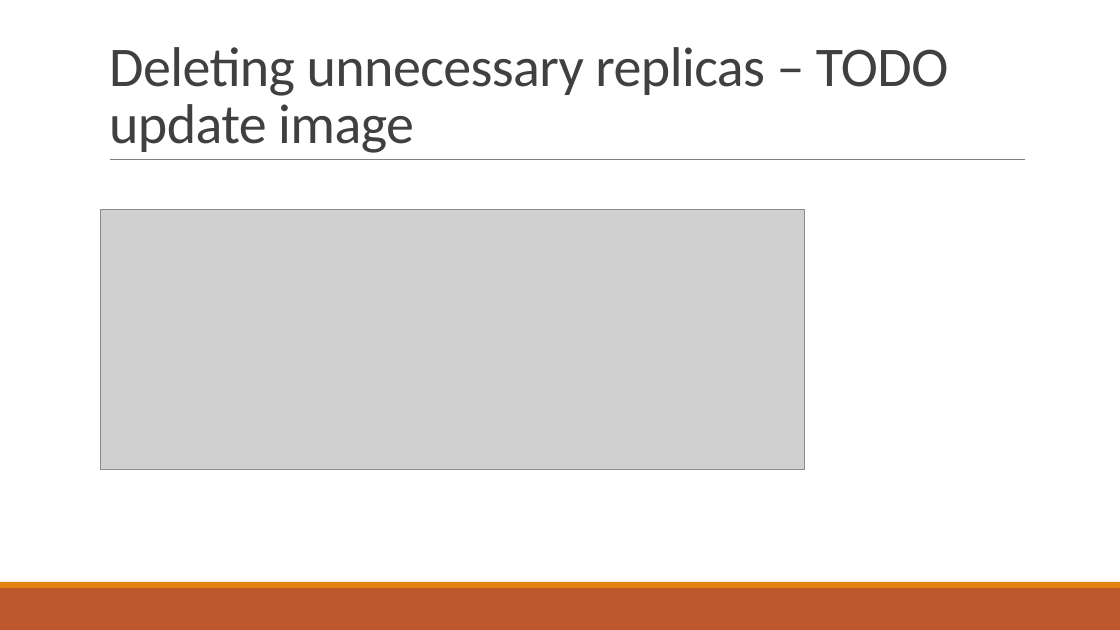
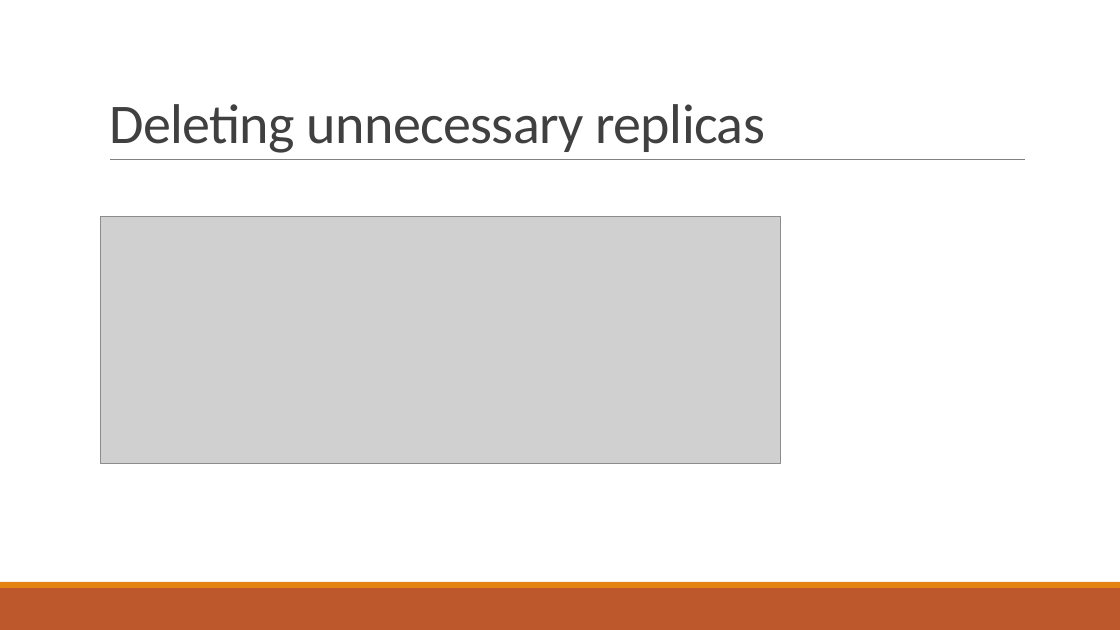
Before and after one commit to PStahl/master_thesis, a slide deck: slide 22 of presentation/presentation2.pptx. Drawn at 1120x630 pixels with LibreOffice and Linux fonts; fonts in the diff are those of the drawing; grey boxes stand for pictures. Boxes give left, top, right and bottom in pixels: in the first picture for what was removed or moved away, otherwise in the second. Text is boxed around its words. In the diff, an @@ line names an element or a change of style, - is before the commit and + after.

Commit message:
update presentation

```diff
--- a/presentation/presentation2.pptx
+++ b/presentation/presentation2.pptx
@@ title at <box>109,104,765,153</box>: text changed @@
-Deleting unnecessary replicas – TODO update image
+Deleting unnecessary replicas
@@ picture: place and size @@
-picture at <box>101,209,805,470</box>
+picture at <box>101,217,781,464</box>
```
Also in this commit, not shown: 6 other slides changed.
